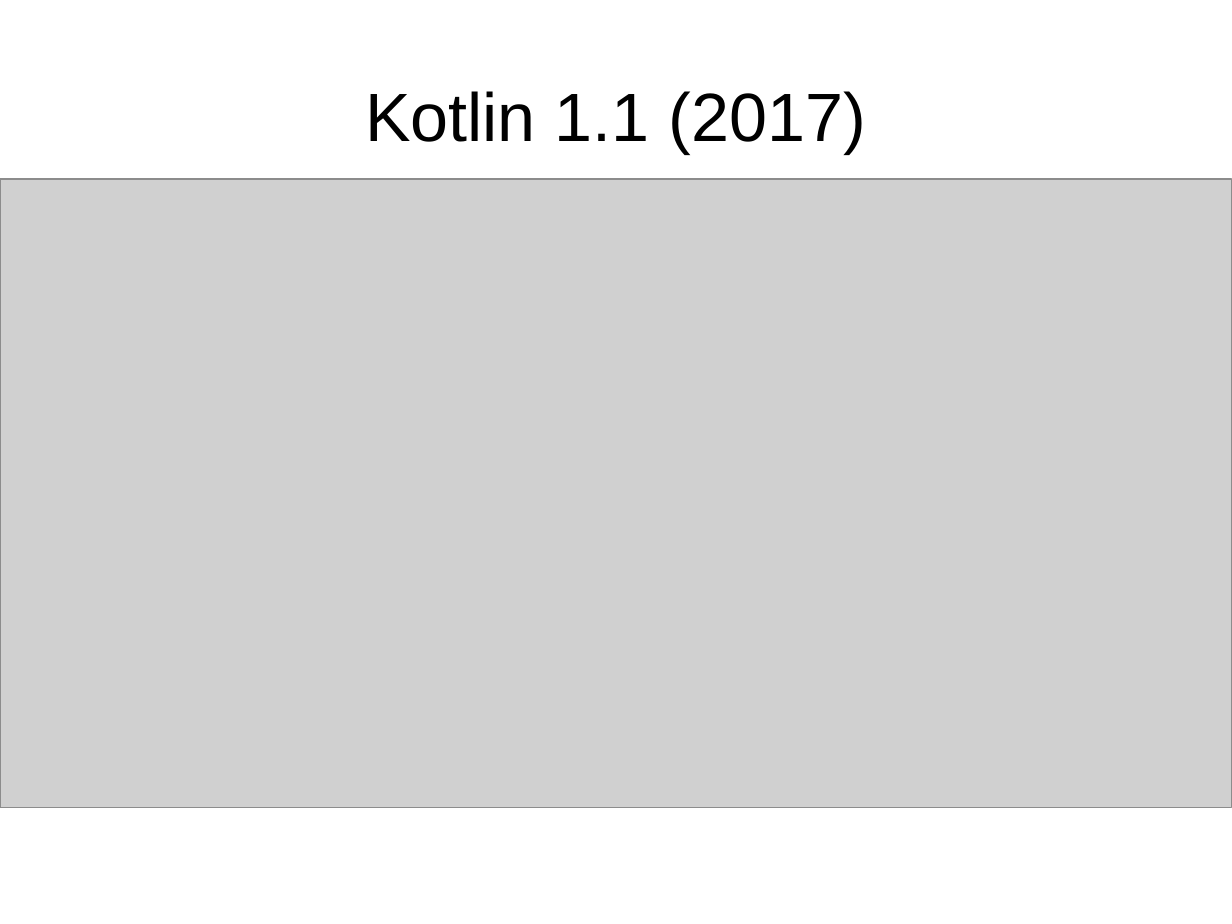
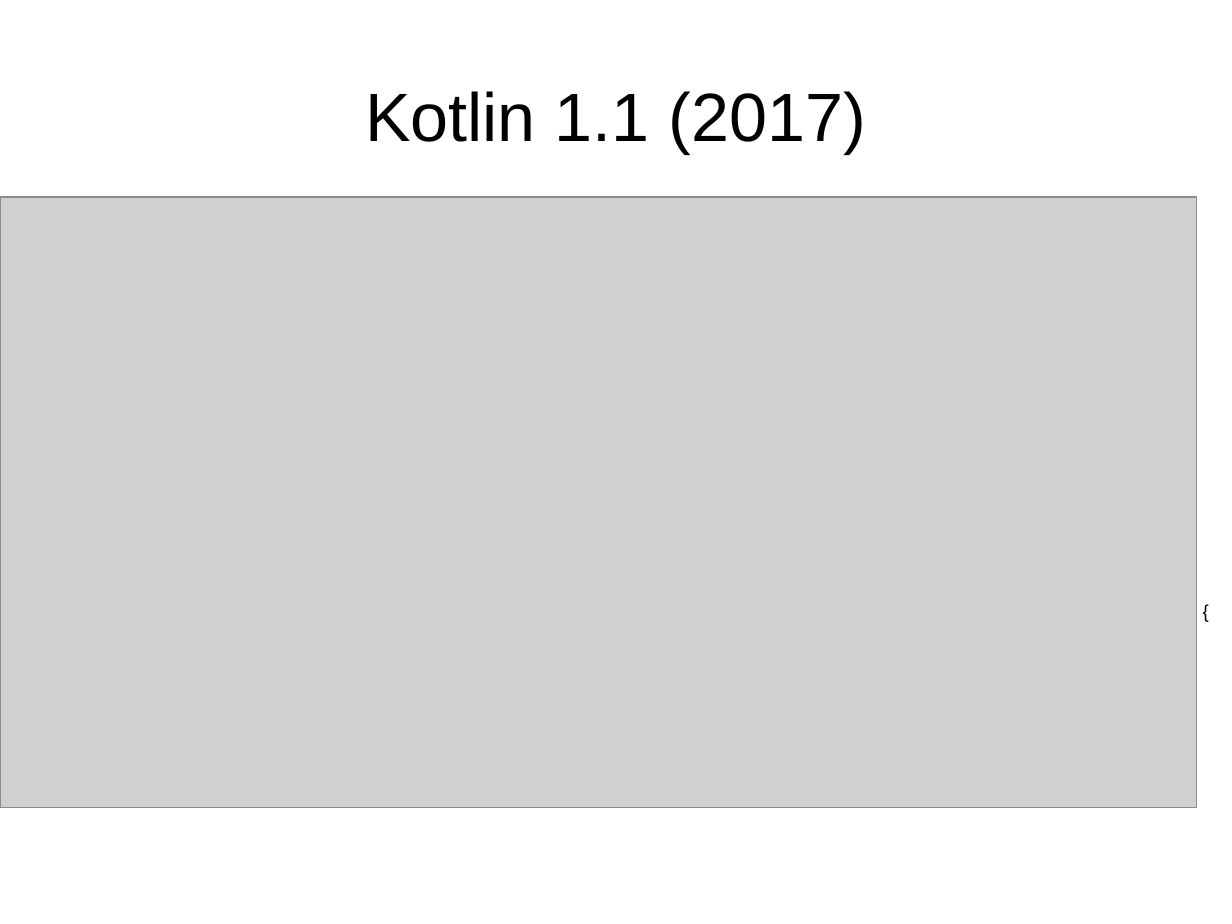
Before and after one commit to fvasco/jug-2017-07, a slide deck: slide 12 of presentazione.odp. Drawn at 1232x924 pixels with LibreOffice and Linux fonts; fonts in the diff are those of the drawing; grey boxes stand for pictures. Boxes give left, top, right and bottom in pixels: in the first picture for what was removed or moved away, otherwise in the second. Text is boxed around its words. In the diff, an @@ line names an element or a change of style, - is before the commit and + after.

```diff
--- a/presentazione.odp
+++ b/presentazione.odp
@@ picture: place and size @@
-picture at box(0, 179, 1232, 807)
+picture at box(0, 197, 1197, 807)
@@ text added at box(1192, 595, 1223, 627), 12 pt, text #000000 @@
+{
```
Also in this commit, not shown: 8 other slides changed, 1 other file.
